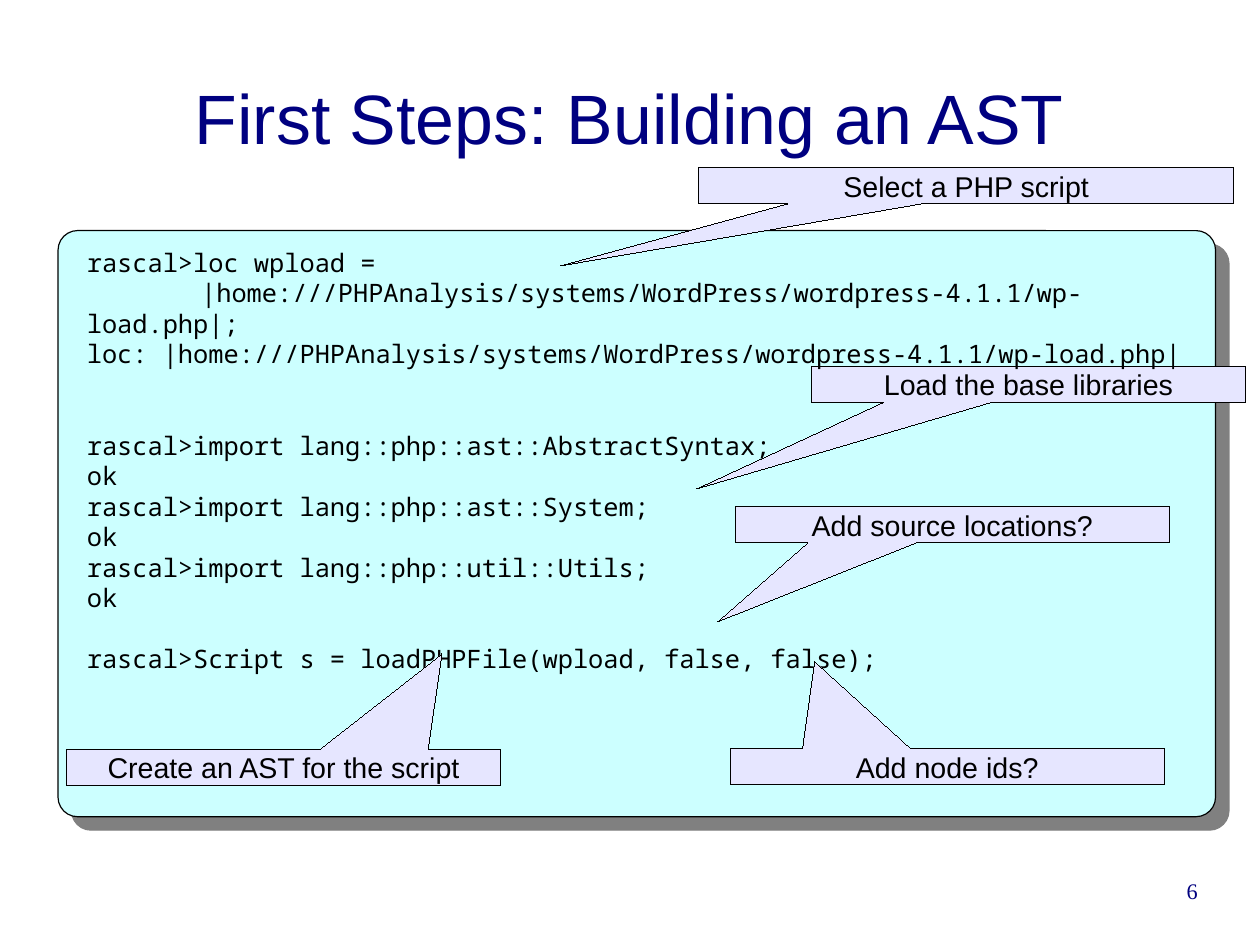
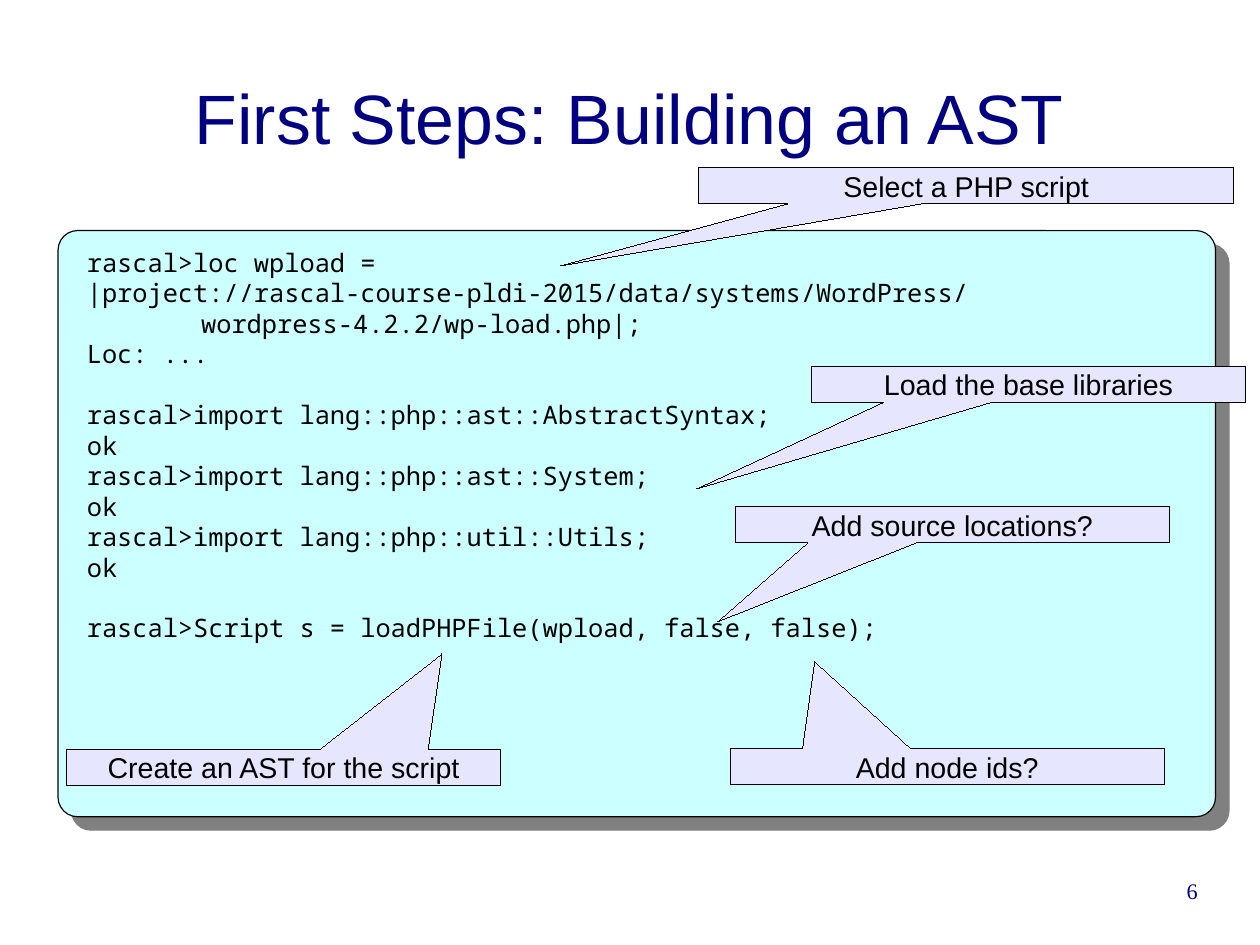
Before and after one commit to cwi-swat/rascal-course-pldi-2015, a slide deck: slide 6 of presentations/PHP-analysis.odp. Drawn at 1260x945 pixels with LibreOffice and Linux fonts; fonts in the diff are those of the drawing; background and template pictures are left out. Boxes give left, top, right and bottom in pixels: in the first picture for what was removed or moved away, otherwise in the second. Text is boxed around its words. In the diff, an @@ line names an element or a change of style, - is before the commit and + after.

```diff
--- a/presentations/PHP-analysis.odp
+++ b/presentations/PHP-analysis.odp
@@ text at (x1=87, y1=282, x2=968, y2=364): text changed @@
-|home:///PHPAnalysis/systems/WordPress/wordpress-4.1.1/wp-load.php|;
-loc: |home:///PHPAnalysis/systems/WordPress/wordpress-4.1.1/wp-load.php|
+|project://rascal-course-pldi-2015/data/systems/WordPress/
+wordpress-4.2.2/wp-load.php|;
+Loc: ...
```
Also in this commit, not shown: 10 other slides changed, 2 slides added, 1 slide removed, 1 other file.
